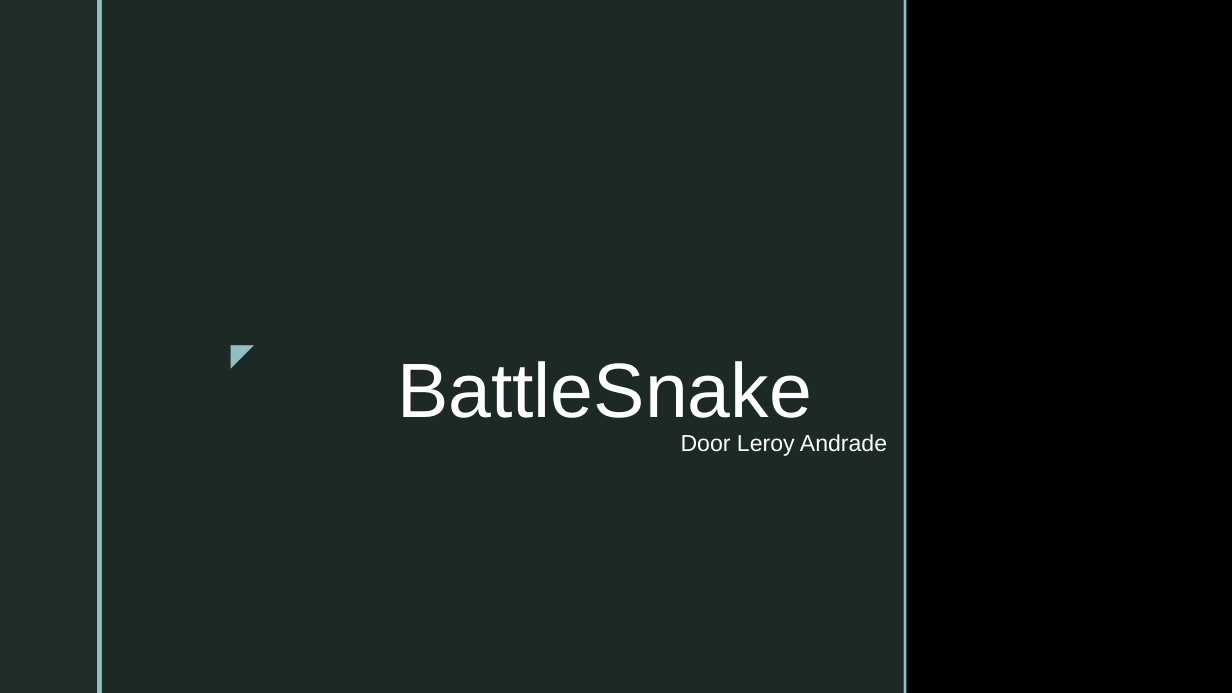
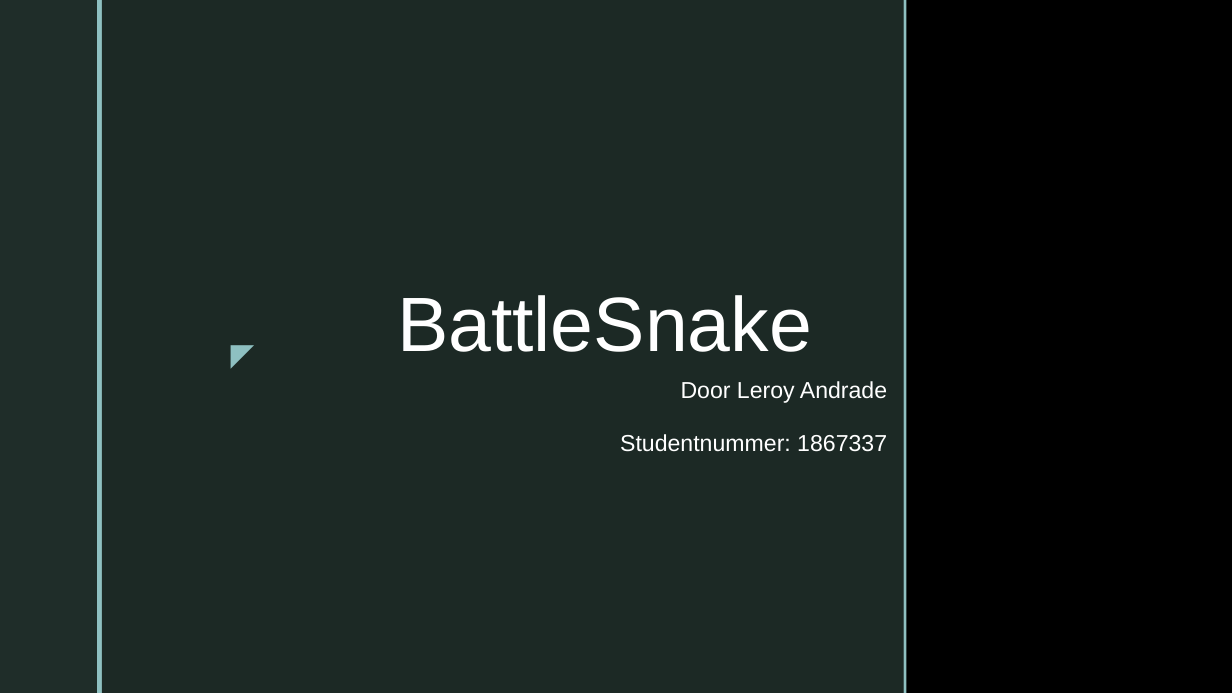
Before and after one commit to LeroyAndrade/BattleSnake, a slide deck: slide 1 of Presentatie1.pptx. Drawn at 1232x693 pixels with LibreOffice and Linux fonts; fonts in the diff are those of the drawing; background and template pictures are left out. Boxes give left, top, right and bottom in pixels: in the first picture for what was removed or moved away, otherwise in the second. Text is boxed around its words. In the diff, an @@ line names an element or a change of style, - is before the commit and + after.

```diff
--- a/Presentatie1.pptx
+++ b/Presentatie1.pptx
@@ title "BattleSnake": place and size @@
-title "BattleSnake" at [397, 361, 812, 418]
+title "BattleSnake" at [397, 295, 812, 352]
@@ subtitle "Door Leroy Andrade": place and size @@
-subtitle "Door Leroy Andrade" at [681, 434, 887, 456]
+subtitle "Door Leroy Andrade" at [620, 381, 887, 452]
@@ subtitle at [620, 434, 887, 452]: paragraph added @@
+Studentnummer: 1867337
```
Also in this commit, not shown: 3 other slides changed, 1 slide added, 2 slides removed, 9 other files.
